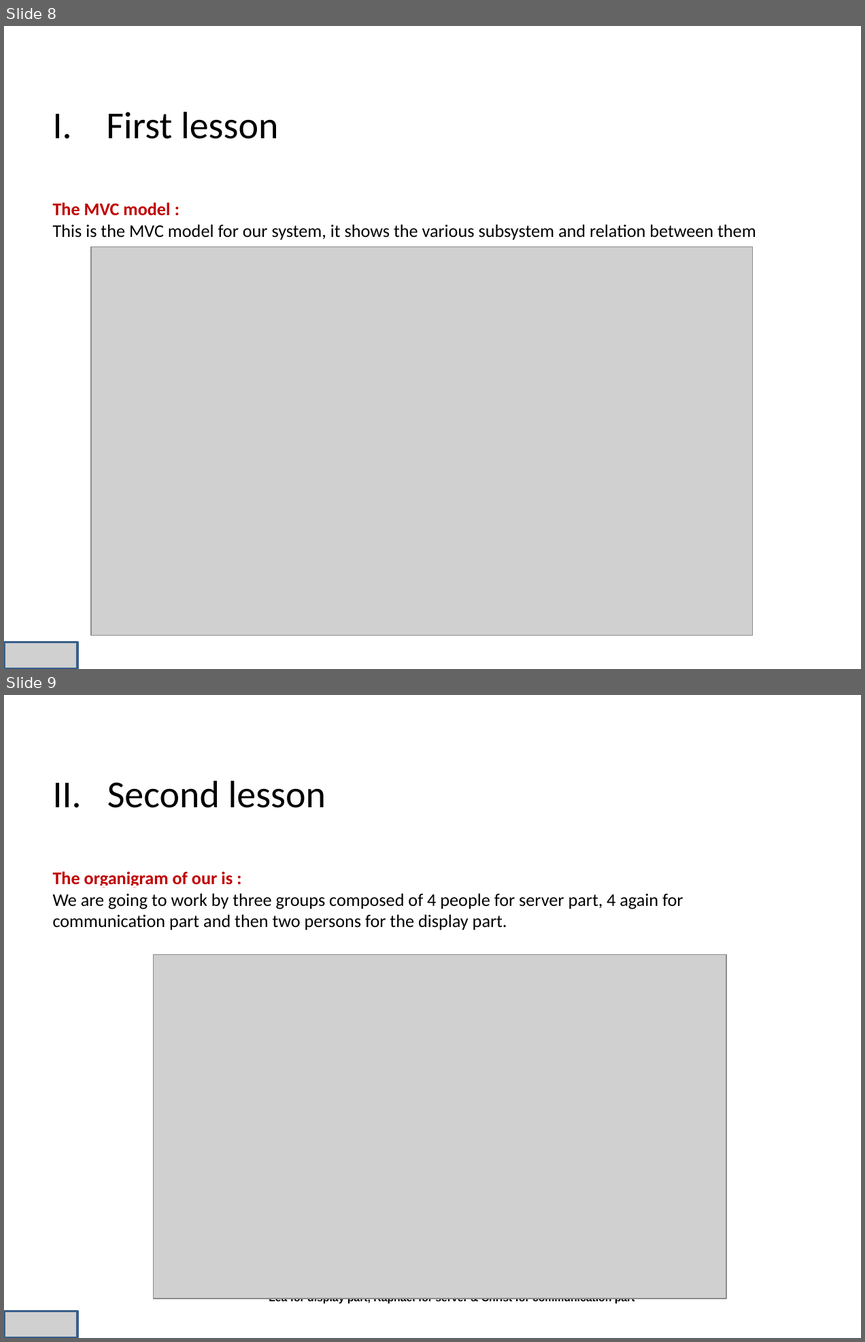
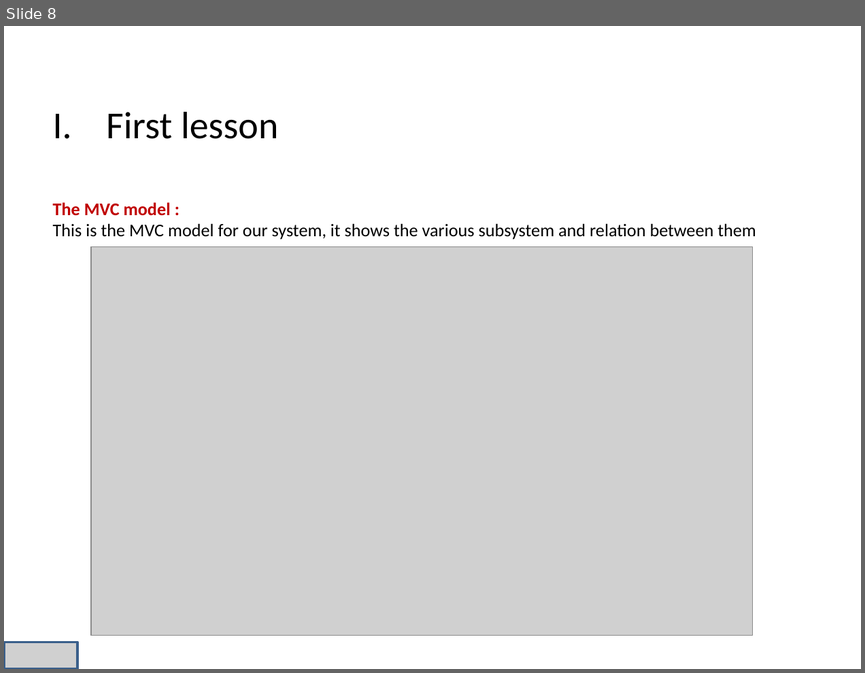
Before and after one commit to niss93/Preplane, a slide deck: Presentation.pptx. Shown one above the other, each under a label of ours: slides 8 and 9 before the commit, slide 8 after it. The pictures are 865x1342 and 865x673 pixels, drawn with LibreOffice and Linux fonts; fonts in the diff are those of the drawing; grey boxes stand for pictures; background and template pictures are left out. Boxes give left, top, right and bottom in pixels: in the first picture for what was removed or moved away, otherwise in the second. Text is boxed around its words. In the diff, an @@ line names an element or a change of style, - is before the commit and + after.

```diff
--- a/Presentation.pptx
+++ b/Presentation.pptx
@@ slide 9 removed at [4, 695, 861, 1338], background picture (left out) @@
@@ text removed at [53, 781, 326, 808] @@
-II. Second lesson
@@ text removed at [53, 871, 683, 930] @@
-The organigram of our is :
-We are going to work by three groups composed of 4 people for server part, 4 again for
-communication part and then two persons for the display part.
@@ picture removed at [153, 955, 726, 1298] @@
@@ text removed at [269, 1297, 635, 1304] @@
-Lea for display part, Raphael for server & Christ for communication part
@@ picture removed at [4, 1311, 77, 1338] @@
```
Also in this commit, not shown: 1 slide added.
